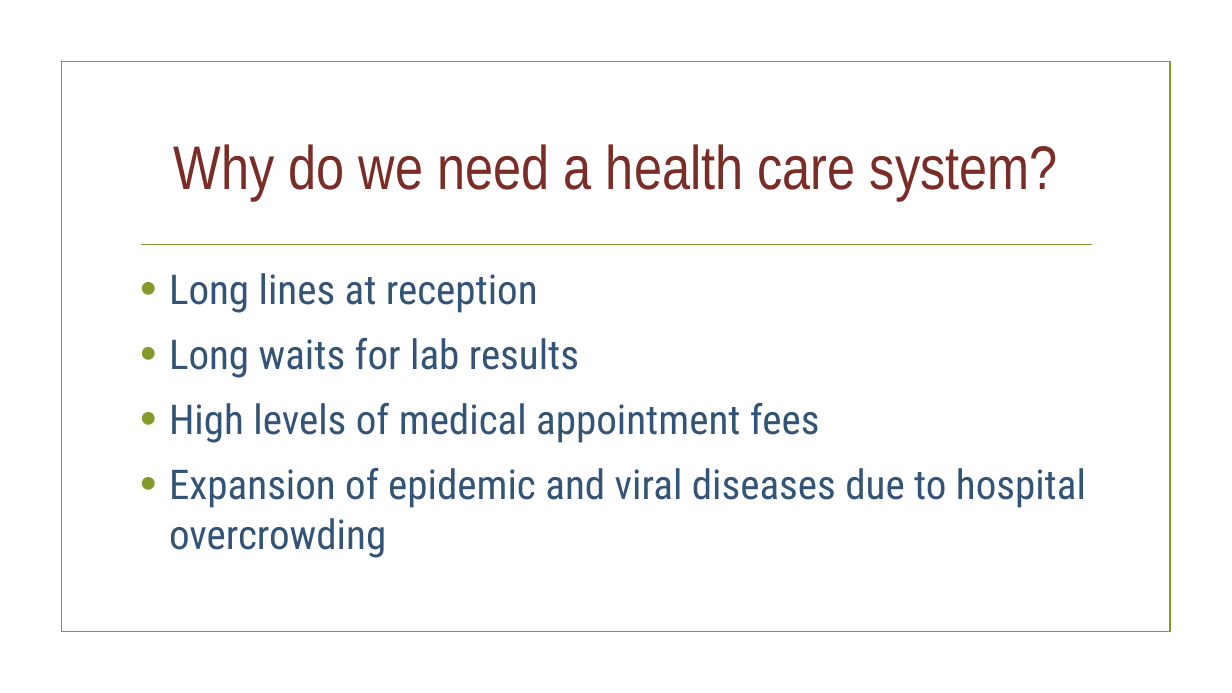
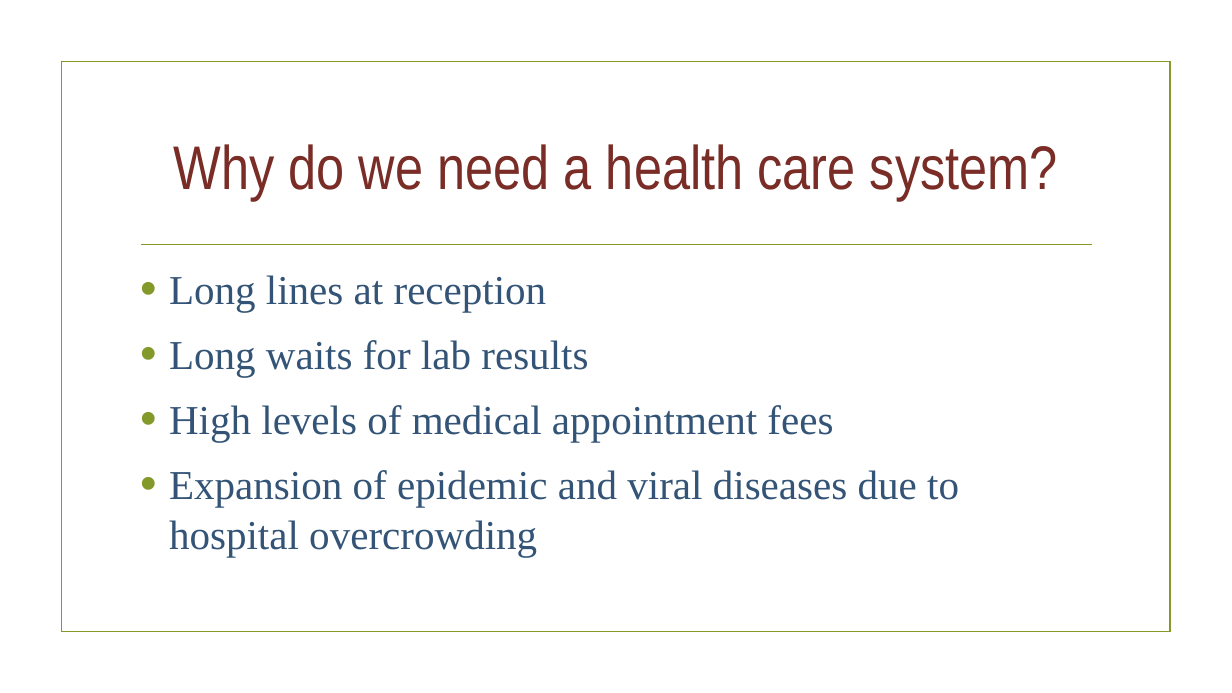
Before and after one commit to anikateagrawal/Major-Project, a slide deck: slide 3 of Topic.pptx. Drawn at 1232x693 pixels with LibreOffice and Linux fonts; fonts in the diff are those of the drawing; background and template pictures are left out. Boxes give left, top, right and bottom in pixels: in the first picture for what was removed or moved away, otherwise in the second. Text is boxed around its words. In the diff, an @@ line names an element or a change of style, - is before the commit and + after.

```diff
--- a/Topic.pptx
+++ b/Topic.pptx
@@ text "Long lines at reception" at bbox=[169, 275, 959, 556]: font Roboto Condensed to Times New Roman @@
```
Also in this commit, not shown: 3 other slides changed, 7 other files.
